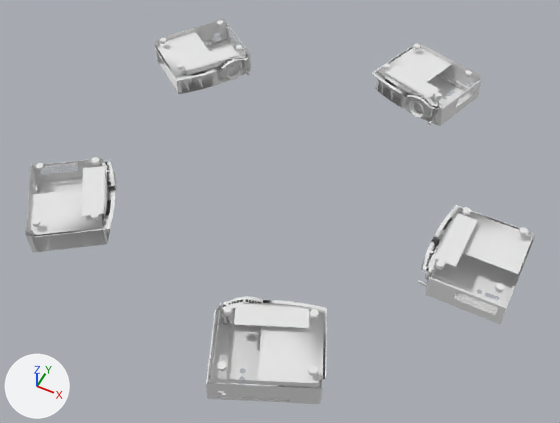
The FBX model Color_00.fbx, before and after one commit.
Camera for both pictures: a 50 mm lens placed at (0.01382, -0.01999, 0.04625), pointed at (0.00461, -0.00157, 0.02323). Lighting does not change. The marker at lower left points along +X, +Y and +Z. Where no turn or scale is listed for an object, it has been applied to the vertices. Vertices at the same position are counted once.

Before the edit, the objects in view are built like this:
```python
me_color_00 = bpy.data.meshes.new('Color_00')
me_color_00.from_pydata(...)  # 15230 vertices, 22885 faces; spans x -0.0048..0.014, y -0.0101..0.0095, z 0.0235..0.0249
me_color_00.materials.append(mat_color_00material)  # white #e7e7e7
ob_color_00 = bpy.data.objects.new('Color_00', me_color_00)
ob_color_00.location = (0.0, 0.0, 0.0)
```
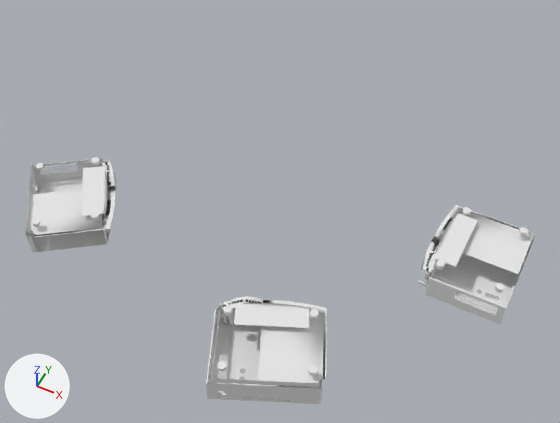
The change, as JSON lines over the scene's bpy script:
```json
{"block": "me_color_00", "where": "# used by ob_color_00; location = (0.0, 0.0, 0.0)"}
{"op": "remove", "block": "me_color_00", "code": "me_color_00.from_pydata(...)  # 15230 vertices, 22885 faces; spans x -0.0048..0.014, y -0.0101..0.0095, z 0.0235..0.0249"}
{"op": "add", "block": "me_color_00", "code": "me_color_00.from_pydata(...)  # 9138 vertices, 13731 faces; spans x -0.0048..0.014, y -0.0101..0.0007, z 0.0235..0.0249"}
{"block": "me_color_00", "change": "me_color_00 part 1: 40 loose pieces with 6092 vertices, spanning x -0.0048..0.0096, y 0.0023..0.0095, z 0.0235..0.0249, are deleted"}
```

Changed parts and their boxes [x1, y1, x2, y2] in the pictures (560 x 423 px):
```json
{"object": "Color_00", "change": "reshaped", "before": [25, 19, 535, 404], "after": [25, 156, 535, 404], "on screen": "35% shorter"}
{"part": 1, "of": "me_color_00", "change": "deleted", "before": [155, 19, 482, 126]}
```
